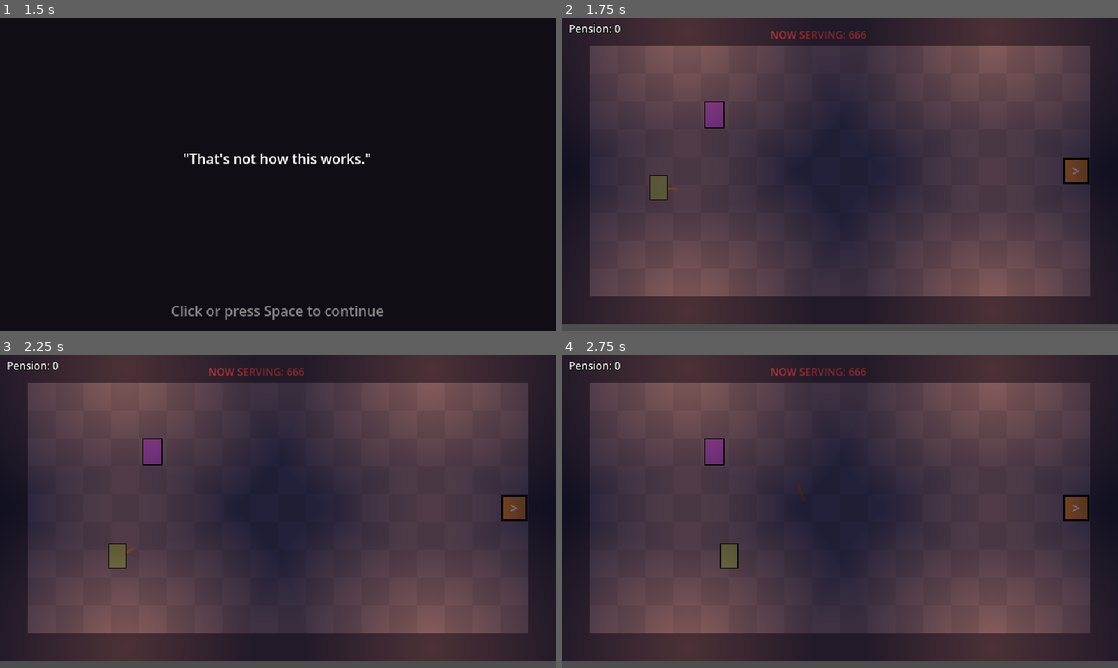
Above: before the commit, frames 1-4 (two rows, left to right).
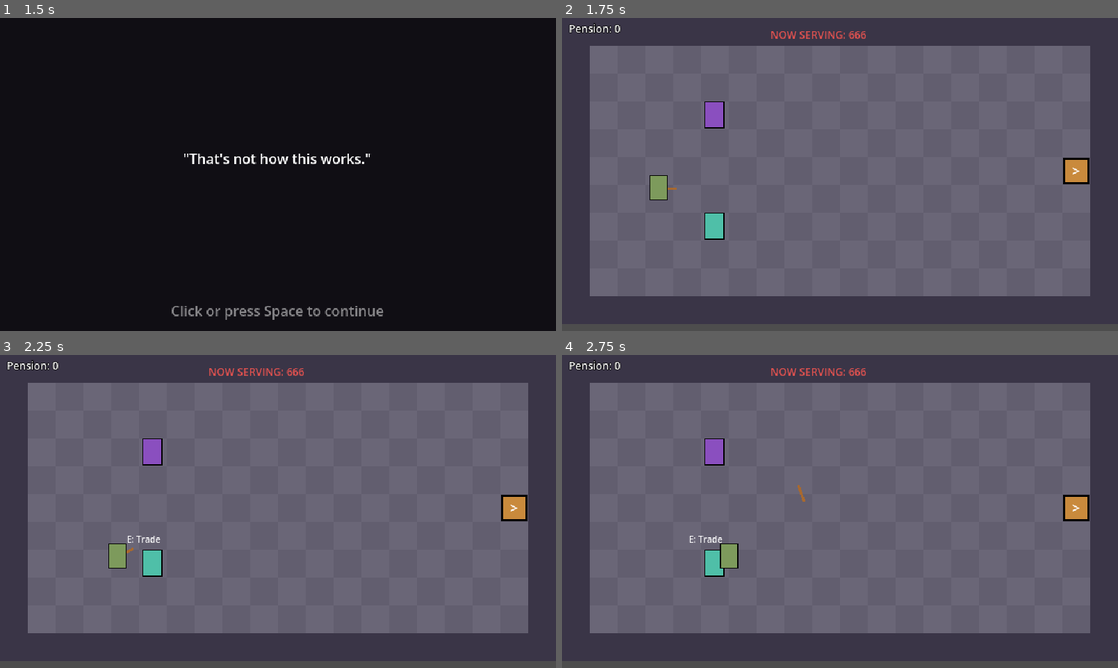
Above: after the commit, the same moments.

Repository: B1nKaTa/game
Game: Godot game, scene res://scenes/boot.tscn
The game is run twice, just before and just after one commit, with the same random seed, the same clock (stepped at 60 frames per second) and the same inputs.
Inputs (mouse positions are in pixels of both pictures, inside the frame that each line leads up to):
- Up to frame 1 (1.5 s): tap Space (dodge) at 0.5, 1.25 s; move the mouse to (400, 158) at 0.52 s; hold D (move_right) 0.53-1.28 s; hold E (interact) 0.53-1.28 s; click (400, 158) at 0.67 s; tap Enter (ui_accept) at 0.77 s; right-click (400, 158) at 0.8 s; move the mouse to (166, 190) at 1.27 s; hold S (move_down) from 1.28 s (still down); right-click (166, 190) at 1.35 s
- Up to frame 2 (1.75 s): keep holding S (move_down); tap Enter (ui_accept) at 1.52 s; tap E (interact) at 1.55 s
- Up to frame 3 (2.25 s): move the mouse to (333, 442) at 2.02 s; release S (move_down) at 2.03 s; press the mouse at (333, 442) at 2.03 s; hold D (move_right) from 2.03 s (still down)
- Up to frame 4 (2.75 s): keep holding D (move_right); right-click (895, 442) at 2.3 s

Frame 1 is identical in both runs. In frame 2, 88% of the frame differs, in the area x 0-100%, y 0-98%; in frame 3, 88%; in frame 4, 88%.

Commit message:
Add Dr. Squint as a second Waiting Room merchant
Co-Authored-By: Claude Opus 5.5 <noreply@anthropic.com>

Diff:
--- a/scripts/scenes/waiting_room.gd
+++ b/scripts/scenes/waiting_room.gd
@@ -13,13 +13,15 @@
 	"#..................#",
 	"####################",
 ]
-const MERCHANT_CELL := Vector2i(5, 3)
+const MERCHANTS := [
+	{"id": "black_market", "title": "Black Market. You didn't see me.", "cell": Vector2i(5, 3), "color": Color("8a4fbf"), "art": "merchant"},
+	{"id": "optometrist", "title": "Dr. Squint, Unlicensed Optometrist", "cell": Vector2i(5, 7), "color": Color("4fbfa8"), "art": "optometrist"},
+]
 const DOOR_CELL := Vector2i(18, 5)
 const INTERACT_RANGE := 48.0
 
 var player: Player
 var _hud: Hud
-var _merchant_position := Vector2.ZERO
 var _panel: MerchantPanel
 
 
@@ -27,12 +29,11 @@
 	var backdrop := RoomBackdrop.new()
 	backdrop.setup(PackedStringArray(ROWS))
 	add_child(backdrop)
-	Lighting.add_room_mood(self)
-	_merchant_position = RoomBackdrop.cell_center(MERCHANT_CELL)
-	var merchant := SpriteVisual.new()
-	merchant.position = _merchant_position
-	add_child(merchant)
-	merchant.setup("merchant", Vector2(22, 30), Color("8a4fbf"), 32)
+	for entry in MERCHANTS:
+		var merchant := SpriteVisual.new()
+		merchant.position = RoomBackdrop.cell_center(entry["cell"])
+		add_child(merchant)
+		merchant.setup(entry["art"], Vector2(22, 30), entry["color"], 32)
 	player = Player.new()
 	player.setup(Progress.make_run())
 	player.position = RoomBackdrop.cell_center(Vector2i(3, 5))
@@ -54,12 +55,26 @@
 
 func _process(_delta: float) -> void:
 	queue_redraw()
-	if _panel == null and Input.is_action_just_pressed("interact") and player.global_position.distance_to(_merchant_position) <= INTERACT_RANGE:
-		_open_panel()
+	if _panel == null and Input.is_action_just_pressed("interact"):
+		var entry := _merchant_in_range()
+		if not entry.is_empty():
+			_open_panel(entry)
 
 
-func _open_panel() -> void:
+func _merchant_in_range() -> Dictionary:
+	var best := {}
+	var best_distance := INTERACT_RANGE
+	for entry in MERCHANTS:
+		var distance := player.global_position.distance_to(RoomBackdrop.cell_center(entry["cell"]))
+		if distance <= best_distance:
+			best = entry
+			best_distance = distance
+	return best
+
+
+func _open_panel(entry: Dictionary) -> void:
 	_panel = MerchantPanel.new()
+	_panel.setup(entry["title"], entry["id"])
 	_panel.closed.connect(_close_panel)
 	add_child(_panel)
 	player.cancel_charge()
@@ -74,6 +89,9 @@
 
 
 func _draw() -> void:
-	if _panel == null and player != null and player.global_position.distance_to(_merchant_position) <= INTERACT_RANGE:
-		draw_string(ThemeDB.fallback_font, _merchant_position + Vector2(-30, -24), "E: Trade", HORIZONTAL_ALIGNMENT_LEFT, -1, 10, Color.WHITE)
+	if _panel == null and player != null:
+		var entry := _merchant_in_range()
+		if not entry.is_empty():
+			var at: Vector2 = RoomBackdrop.cell_center(entry["cell"])
+			draw_string(ThemeDB.fallback_font, at + Vector2(-30, -24), "E: Trade", HORIZONTAL_ALIGNMENT_LEFT, -1, 10, Color.WHITE)
 	draw_string(ThemeDB.fallback_font, Vector2(240, 24), "NOW SERVING: 666", HORIZONTAL_ALIGNMENT_LEFT, -1, 12, Color("e4524f"))
--- a/scripts/ui/merchant_panel.gd
+++ b/scripts/ui/merchant_panel.gd
@@ -3,7 +3,14 @@
 
 signal closed
 
+var _title := ""
+var _merchant_id := ""
 var _list: VBoxContainer
+
+
+func setup(title: String, merchant_id: String) -> void:
+	_title = title
+	_merchant_id = merchant_id
 
 
 func _ready() -> void:
@@ -14,7 +21,7 @@
 	var column := VBoxContainer.new()
 	panel.add_child(column)
 	var title := Label.new()
-	title.text = "Black Market. You didn't see me."
+	title.text = _title
 	column.add_child(title)
 	_list = VBoxContainer.new()
 	column.add_child(_list)
@@ -28,7 +35,7 @@
 func _rebuild() -> void:
 	for child in _list.get_children():
 		child.queue_free()
-	for def in Content.upgrades():
+	for def in Content.upgrades_for(_merchant_id):
 		var button := Button.new()
 		var level := Progress.data.level_of(def.id)
 		var price := def.price_at(level)
